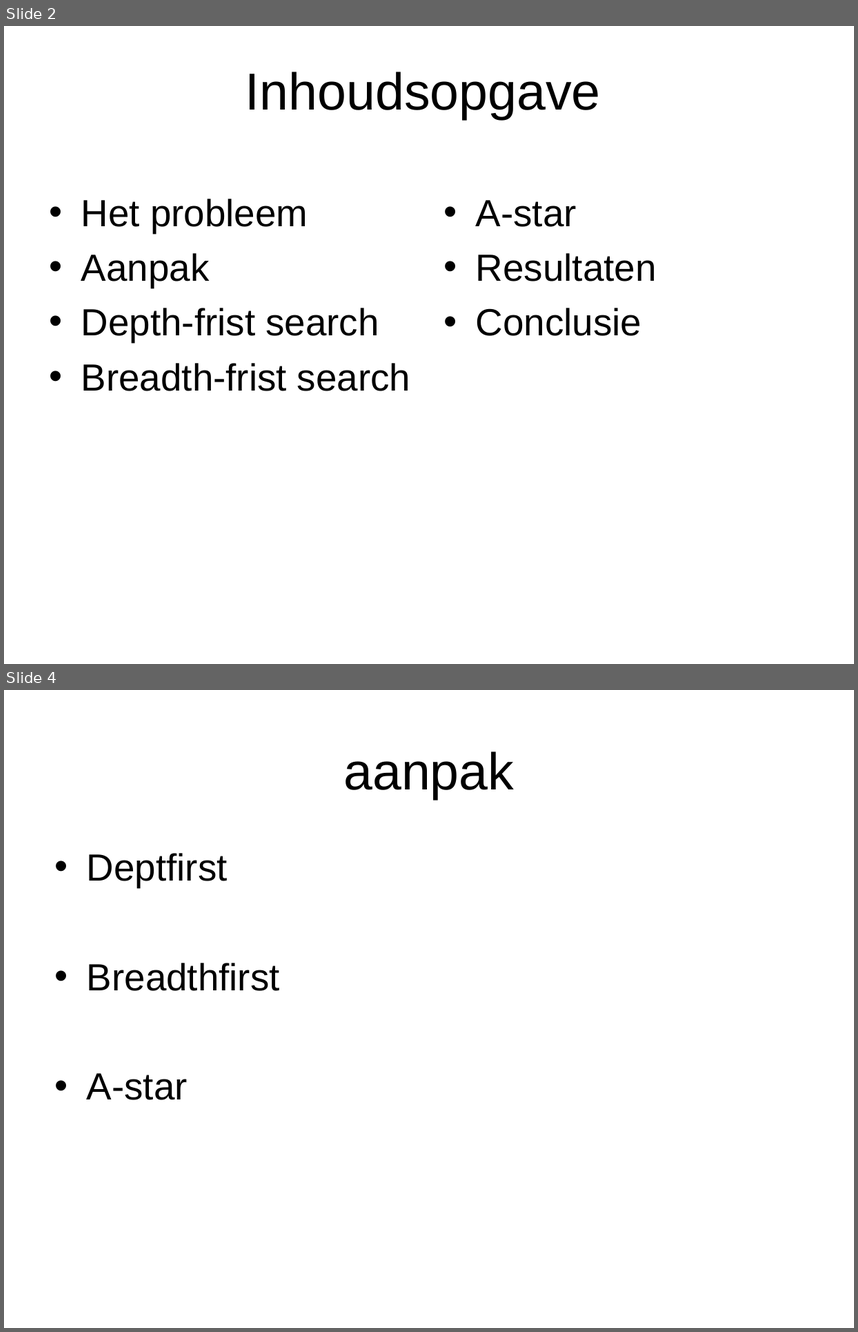
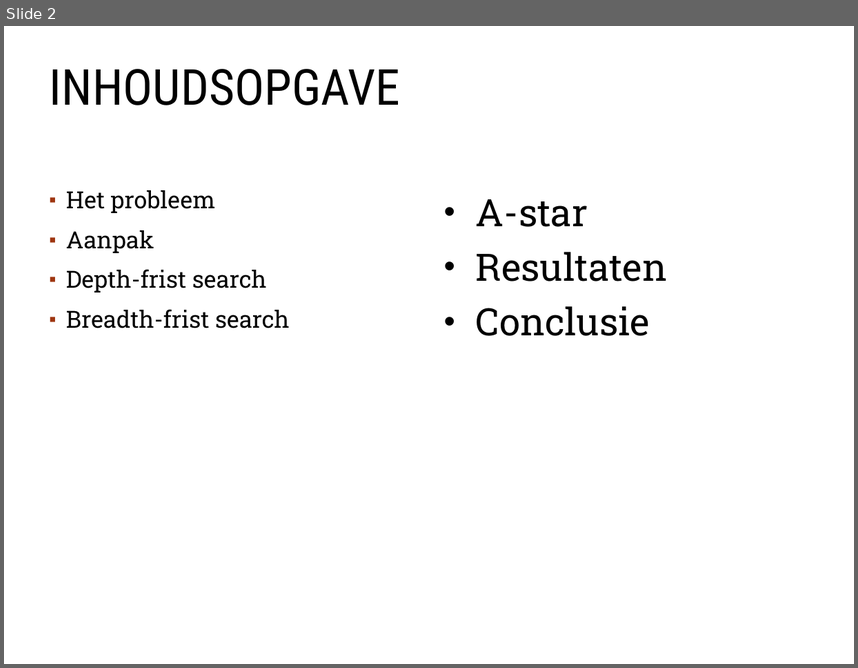
Before and after one commit to A-meerdervan/RushHourGit, a slide deck: eindpresentatie.ppt. Shown one above the other, each under a label of ours: slides 2 and 4 before the commit, slide 2 after it; the slides between them are not shown. The pictures are 858x1332 and 858x668 pixels, drawn with LibreOffice and Linux fonts; fonts in the diff are those of the drawing; background and template pictures are left out. Boxes give left, top, right and bottom in pixels: in the first picture for what was removed or moved away, otherwise in the second. Text is boxed around its words. In the diff, an @@ line names an element or a change of style, - is before the commit and + after.

```diff
--- a/eindpresentatie.ppt
+++ b/eindpresentatie.ppt
@@ slide 4 removed at <box>4,690,854,1328</box>, background picture (left out) @@
@@ title removed at <box>343,751,514,799</box> @@
-aanpak
@@ text removed at <box>87,853,280,1100</box> @@
-• Deptfirst
-• Breadthfirst
-• A-star
@@ slide 2 changed as well @@
@@ title at <box>50,69,401,105</box>: text changed; size 44 to 42 pt; font Arial to Roboto Condensed @@
-Inhoudsopgave
+INHOUDSOPGAVE
@@ text "Het probleem" at <box>66,190,290,328</box>: size 32 to 20 pt, font Arial to Roboto Slab; bullet • to ▪; line spacing 1 to 0.9; more space between paragraphs; bullet colour #000000 to #9E3611 @@
@@ text "A-star" at <box>476,199,667,336</box>: font Arial to Roboto Slab @@
```
Also in this commit, not shown: 2 other slides changed, 9 slides added, 8 other slides removed, 3 other files.
